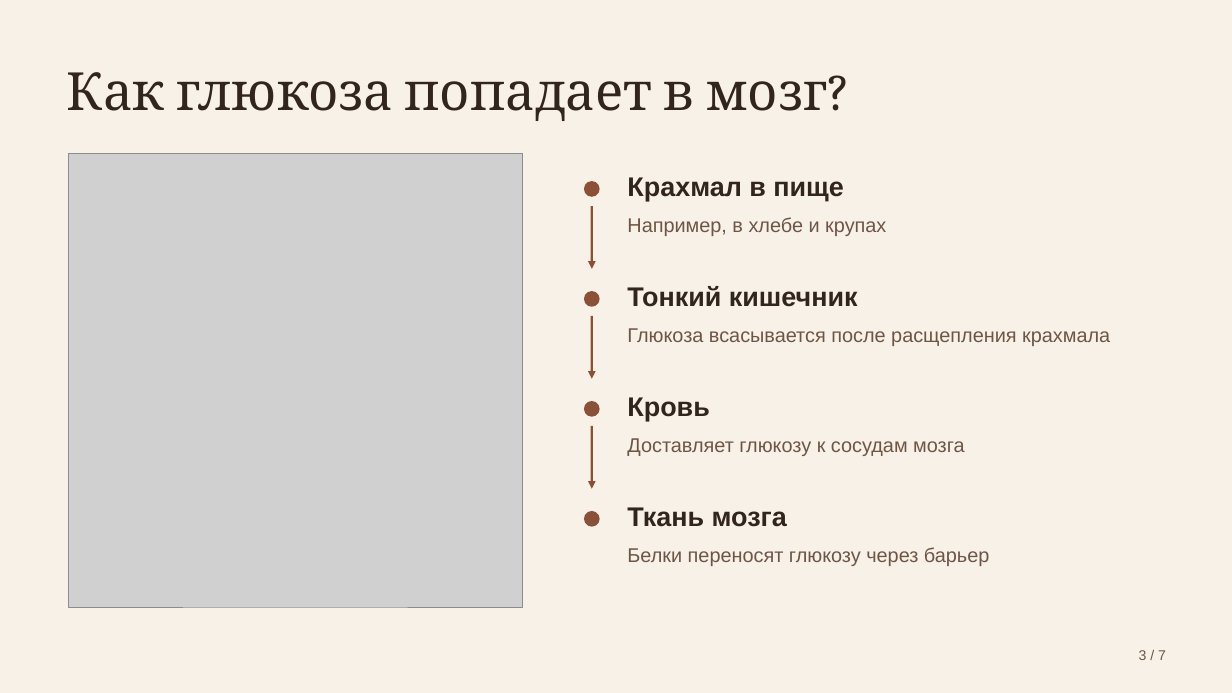
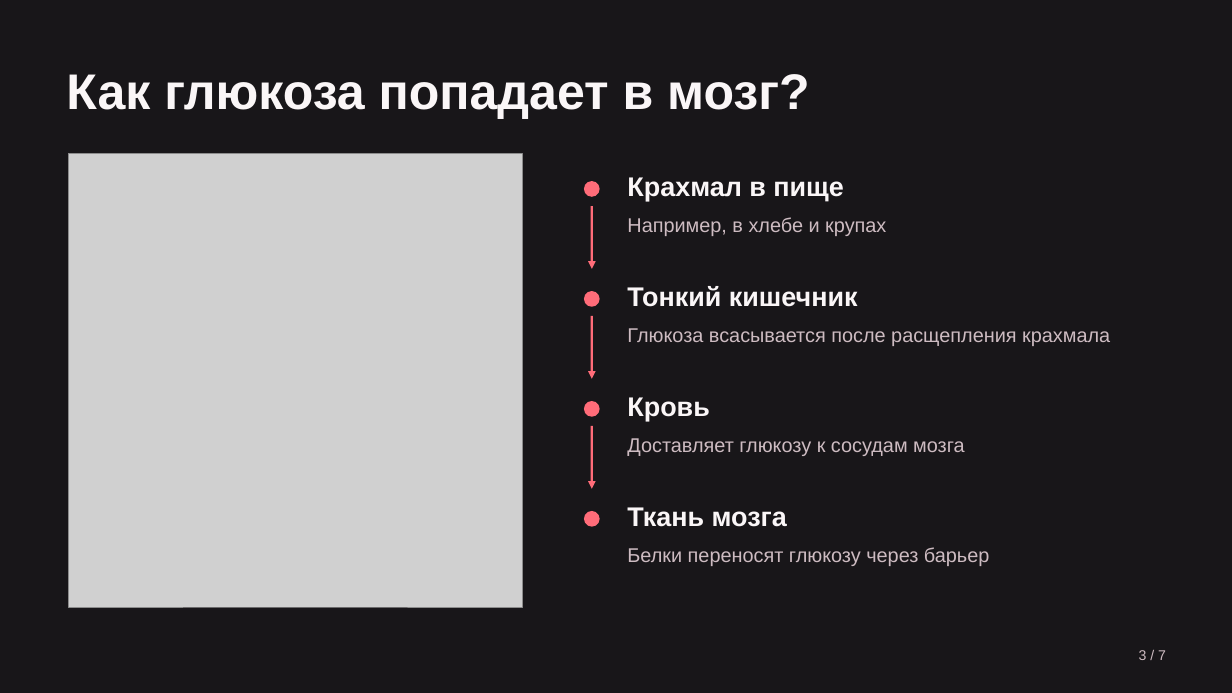
Before and after one commit to vetementaI/presentations, a slide deck: slide 3 of Углеводы и мозг.pptx. Drawn at 1232x693 pixels with LibreOffice and Linux fonts; fonts in the diff are those of the drawing; grey boxes stand for pictures. Boxes give left, top, right and bottom in pixels: in the first picture for what was removed or moved away, otherwise in the second. Text is boxed around its words. In the diff, an @@ line names an element or a change of style, - is before the commit and + after.

```diff
--- a/Углеводы и мозг.pptx
+++ b/Углеводы и мозг.pptx
@@ background #F8F1E7 to #181619 @@
@@ text "Как глюкоза попадает в мозг?" at bbox=[66, 74, 810, 119]: size 41 to 39 pt, font Cambria to Arial, text colour #31251E to #FAF6F7, bold on @@
@@ arrow (592, 206) - (592, 269): stroke #8B5136 1.7 pt to #FF6C79 1.7 pt @@
@@ arrow (592, 316) - (592, 379): stroke #8B5136 1.7 pt to #FF6C79 1.7 pt @@
@@ arrow (592, 426) - (592, 489): stroke #8B5136 1.7 pt to #FF6C79 1.7 pt @@
@@ text colour #31251E to #FAF6F7 in 4 elements at bbox=[627, 177, 844, 202], bbox=[627, 286, 858, 307], bbox=[627, 397, 709, 421], bbox=[627, 507, 787, 527] @@
@@ fill #8B5136 to #FF6C79 in 4 elements at bbox=[584, 181, 600, 197], bbox=[584, 291, 600, 307], bbox=[584, 401, 600, 417], bbox=[584, 511, 600, 527] @@
@@ text colour #6E5647 to #CDBBC1 in 5 elements at bbox=[627, 217, 886, 236], bbox=[627, 328, 1110, 346], bbox=[627, 438, 964, 456], bbox=[627, 547, 989, 566], bbox=[1139, 650, 1166, 660] @@
```
Also in this commit, not shown: 6 other slides changed, 2 other files.
